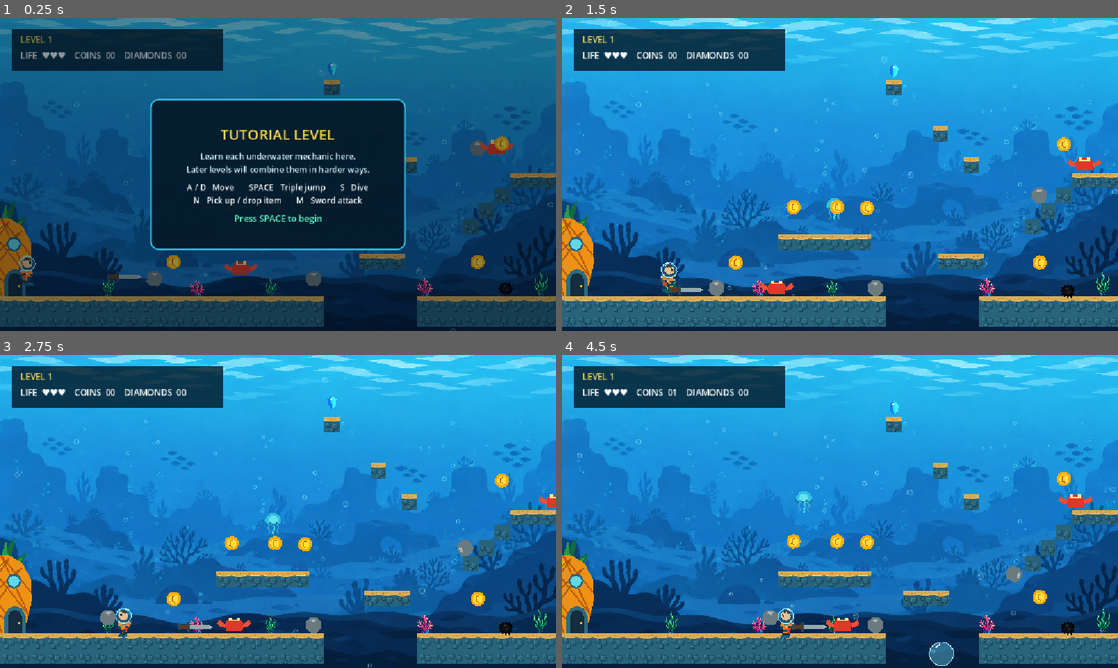
Above: before the commit, frames 1-4 (two rows, left to right).
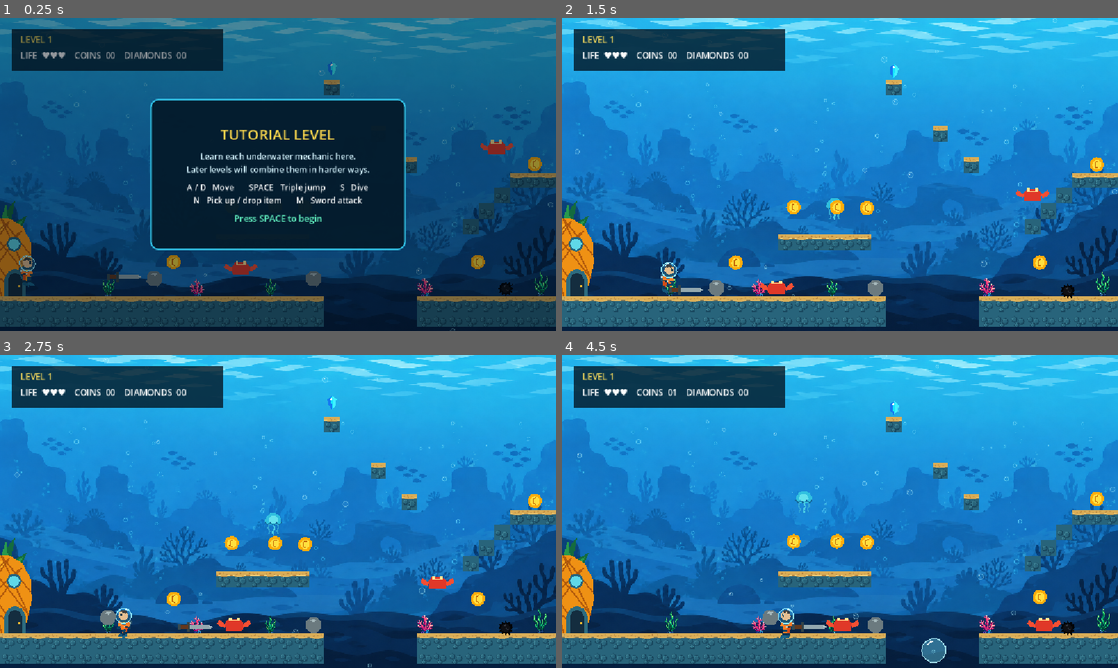
Above: after the commit, the same moments.

Repository: RcO2Rob/Game_Dev_Project_1
Game: Godot game, scene res://scenes/stage_1.tscn
Two runs of this game, one before a commit and one after it. Both use one fixed random seed, a clock stepped at 60 frames per second and the inputs below. Sound files missing from this copy of the repository are replaced by a short silence.
Inputs:
- Up to frame 1 (0.25 s): no input
- Up to frame 2 (1.5 s): tap Space (swim) at 0.5 s; hold M (attack) 0.53-1.28 s; hold D (move_right) from 0.53 s (still down); tap Enter (ui_accept) at 0.77 s; tap S (dive) at 1.35 s
- Up to frame 3 (2.75 s): tap Enter (ui_accept) at 1.52 s; release D (move_right) at 2.03 s; hold A (move_left) from 2.03 s (still down); hold N (interact) from 2.03 s (still down)
- Up to frame 4 (4.5 s): release A (move_left) at 2.78 s; release N (interact) at 2.78 s; hold D (move_right) 2.78-4.28 s; tap Space (swim) at 2.85 s; tap Enter (ui_accept) at 3.02, 3.77 s; hold M (attack) 3.53-4.28 s; hold A (move_left) from 4.28 s (still down); tap S (dive) at 4.35 s

The runs differ from the first frame. In frame 1, 0.5% of the frame differs, in the area x 64-98%, y 37-81%; in frame 2, 0.9%; in frame 3, 0.9%; in frame 4, 1.3%, in the area x 61-98%, y 37-100%.

Commit message:
Fix background music and save stage one refinements

Diff:
--- a/scenes/stage_1.tscn
+++ b/scenes/stage_1.tscn
@@ -18,7 +18,6 @@
 [ext_resource type="PackedScene" path="res://scenes/effects/ambient_bubbles.tscn" id="23_bubbles"]
 [ext_resource type="PackedScene" path="res://scenes/items/stone_sword_pickup.tscn" id="24_sword"]
 [ext_resource type="PackedScene" path="res://scenes/props/breakable_barrel.tscn" id="25_barrel"]
-[ext_resource type="PackedScene" path="res://scenes/tutorial_mechanics.tscn" id="26_tutorial"]
 [ext_resource type="PackedScene" path="res://scenes/ui/tutorial_intro_panel.tscn" id="27_intro"]
 
 [node name="Stage1" type="Node2D" unique_id=275439366]
@@ -41,7 +40,7 @@
 position = Vector2(0, 520)
 
 [node name="Terrain" type="TileMapLayer" parent="." unique_id=601656389]
-tile_map_data = PackedByteArray("AAAAABIAAAAAAAAAAAAAABMAAAA …(2160 unchanged characters)… DAAAAAAA9AAgAAAACAAAAAAA+AAgAAAACAAAAAAA=")
+tile_map_data = PackedByteArray("AAAAABIAAAAAAAAAAAAAABMAAAA …(2160 unchanged characters)… DAAAAAAA9AAgAAAACAAAAAAA+AAgAAAACAAAAAAA1ABIAAAADAAAAAAA2ABIAAAADAAAAAAA=")
 tile_set = ExtResource("3_klss1")
 
 [node name="Player" parent="." unique_id=1602729875 instance=ExtResource("4_hech3")]
@@ -54,7 +53,7 @@
 position = Vector2(650, 540)
 
 [node name="RockThree" parent="." unique_id=415816418 instance=ExtResource("6_jab33")]
-position = Vector2(990, 270)
+position = Vector2(1456, 532)
 
 [node name="StoneSwordPickup" parent="." unique_id=358409049 instance=ExtResource("24_sword")]
 position = Vector2(264, 536)
@@ -78,10 +77,7 @@
 position = Vector2(1030, 270)
 
 [node name="BubbleHole1" parent="." unique_id=46913689 instance=ExtResource("13_8gnl3")]
-position = Vector2(784, 664)
-
-[node name="BubbleHole2" parent="." unique_id=954388162 instance=ExtResource("13_8gnl3")]
-position = Vector2(1296, 656)
+position = Vector2(768, 657)
 
 [node name="BubbleHole3" parent="." unique_id=1286383103 instance=ExtResource("13_8gnl3")]
 position = Vector2(1840, 656)
@@ -102,10 +98,10 @@
 position = Vector2(990, 505)
 
 [node name="Coin6" parent="." unique_id=351149698 instance=ExtResource("15_cisvy")]
-position = Vector2(1040, 260)
+position = Vector2(1187, 508)
 
 [node name="Coin7" parent="." unique_id=2081190206 instance=ExtResource("15_cisvy")]
-position = Vector2(1280, 390)
+position = Vector2(1108, 302)
 
 [node name="Coin8" parent="." unique_id=945080569 instance=ExtResource("15_cisvy")]
 position = Vector2(1480, 405)
@@ -162,24 +158,7 @@
 [node name="ConchExit" parent="." unique_id=755567668 instance=ExtResource("22_conch")]
 position = Vector2(2215, 558)
 
-[node name="MechanicTutorial" parent="." unique_id=1366781045 instance=ExtResource("26_tutorial")]
-
-[node name="NozzleRock1" parent="MechanicTutorial/TutorialVent" parent_id_path=PackedInt32Array(1366781045, 87976955) index="1" unique_id=1235978873]
-position = Vector2(-35, 104)
-
-[node name="NozzleRock2" parent="MechanicTutorial/TutorialVent" parent_id_path=PackedInt32Array(1366781045, 87976955) index="2" unique_id=1309999868]
-position = Vector2(-3, 104)
-
-[node name="NozzleRock3" parent="MechanicTutorial/TutorialVent" parent_id_path=PackedInt32Array(1366781045, 87976955) index="3" unique_id=168097494]
-position = Vector2(29, 104)
-
-[node name="WaterColumn" parent="MechanicTutorial/TutorialVent/Jet" parent_id_path=PackedInt32Array(1366781045, 1899754508) index="0" unique_id=812103111]
-polygon = PackedVector2Array(-20, -30, -13, -92, -7, -130, 0, -151, 9, -126, 15, -88, 20, -30, -0.25043488, -29.999985)
-
-[node name="WaterHighlight" parent="MechanicTutorial/TutorialVent/Jet" parent_id_path=PackedInt32Array(1366781045, 1899754508) index="1" unique_id=1056353616]
-points = PackedVector2Array(-5, -38, -2, -78, 2, -116, -3, -128, 0, -140)
-
-[node name="TutorialIntro" parent="." instance=ExtResource("27_intro")]
+[node name="TutorialIntro" parent="." unique_id=333440338 instance=ExtResource("27_intro")]
 
 [node name="HUD" type="CanvasLayer" parent="." unique_id=1131384739]
 script = ExtResource("19_gi632")
@@ -211,5 +190,3 @@
 theme_override_colors/font_color = Color(1, 1, 1, 1)
 theme_override_font_sizes/font_size = 18
 text = "LIFE  ♥♥♥    COINS  00    DIAMONDS  00"
-
-[editable path="MechanicTutorial"]
--- a/scenes/tutorial_mechanics.tscn
+++ b/scenes/tutorial_mechanics.tscn
@@ -1,13 +1,11 @@
-[gd_scene format=3]
+[gd_scene format=3 uid="uid://dmv2r4ac614t"]
 
-[ext_resource type="PackedScene" path="res://scenes/props/moving_reef.tscn" id="3_rbdj4"]
-[ext_resource type="PackedScene" path="res://scenes/hazards/tutorial_vent.tscn" id="4_rbdj4"]
+[ext_resource type="PackedScene" uid="uid://p7vh88xpdu1l" path="res://scenes/props/moving_reef.tscn" id="3_rbdj4"]
 
 [node name="MechanicTutorial" type="Node2D" unique_id=61604001]
 
-[node name="TutorialVent" type="Area2D" parent="." unique_id=87976955 instance=ExtResource("4_rbdj4")]
-position = Vector2(1515, 576)
-
-[node name="TutorialMovingReef" type="AnimatableBody2D" parent="." unique_id=1311913205 instance=ExtResource("3_rbdj4")]
+[node name="TutorialMovingReef" parent="." unique_id=1311913205 instance=ExtResource("3_rbdj4")]
 position = Vector2(790, 500)
+sync_to_physics = true
+travel = Vector2(0, 0)
 period = 5.0
--- a/scripts/audio_manager.gd
+++ b/scripts/audio_manager.gd
@@ -1,5 +1,6 @@
 extends Node
 
+const MUSIC_VOLUME_DB := 1.0
 const BACKGROUND_MUSIC := preload("res://assets/audio/underwater_ambient.wav")
 const ENEMY_HIT_SOUND := preload("res://assets/audio/enemy_hit.wav")
 const STOMP_SOUND := preload("res://assets/audio/enemy_stomp.wav")
@@ -16,15 +17,23 @@
 
 
 func _ready() -> void:
+	# The level-introduction panel pauses the scene tree.  Keep the global audio
+	# manager alive so the music is already audible while that panel is open and
+	# remains uninterrupted when changing levels.
+	process_mode = Node.PROCESS_MODE_ALWAYS
+	var master_bus := AudioServer.get_bus_index("Master")
+	if master_bus >= 0:
+		AudioServer.set_bus_mute(master_bus, false)
+		AudioServer.set_bus_volume_db(master_bus, 0.0)
 	_music_player = AudioStreamPlayer.new()
 	_music_player.name = "BackgroundMusic"
-	_music_player.volume_db = -6.0
+	_music_player.process_mode = Node.PROCESS_MODE_ALWAYS
+	_music_player.volume_db = MUSIC_VOLUME_DB
+	_music_player.bus = "Master"
 	add_child(_music_player)
 
-	var music_stream := BACKGROUND_MUSIC.duplicate()
-	if music_stream is AudioStreamWAV:
-		music_stream.loop_mode = AudioStreamWAV.LOOP_FORWARD
-	_music_player.stream = music_stream
+	_music_player.stream = BACKGROUND_MUSIC
+	_music_player.finished.connect(_on_music_finished)
 
 	for index in range(8):
 		var player := AudioStreamPlayer.new()
@@ -33,6 +42,12 @@
 		add_child(player)
 		_sfx_players.append(player)
 
+	_music_player.play()
+
+
+func _on_music_finished() -> void:
+	# Restart from the finished signal instead of mutating the imported WAV's
+	# loop mode, which can stall playback at the first frame in Godot 4.7.
 	_music_player.play()
 
 
--- a/scripts/tools/smoke_test.gd
+++ b/scripts/tools/smoke_test.gd
@@ -18,13 +18,14 @@
 	assert(InputMap.action_get_events("swim")[0].physical_keycode == KEY_SPACE)
 	assert(stage.get_node("HUD/Panel/Level").text == "LEVEL 1")
 	assert(stage.get_node_or_null("HUD/Panel/Controls") == null)
-	assert(stage.get_node_or_null("MechanicTutorial/TutorialCurrent") == null)
-	assert(stage.get_node("MechanicTutorial/TutorialMovingReef") != null)
-	assert(stage.get_node("MechanicTutorial/TutorialVent") != null)
+	assert(stage.get_node_or_null("MechanicTutorial") == null)
 	var audio_manager := root.get_node("AudioManager")
 	assert(audio_manager != null)
 	assert(audio_manager._music_player.stream != null)
-	assert(audio_manager._music_player.stream.loop_mode == AudioStreamWAV.LOOP_FORWARD)
+	assert(audio_manager._music_player.playing)
+	assert(audio_manager._music_player.process_mode == Node.PROCESS_MODE_ALWAYS)
+	assert(audio_manager._music_player.volume_db == audio_manager.MUSIC_VOLUME_DB)
+	assert(audio_manager._music_player.finished.is_connected(audio_manager._on_music_finished))
 	assert(audio_manager._sfx_players.size() == 8)
 	audio_manager.play_enemy_hit()
 	audio_manager.play_enemy_stomp()
@@ -223,7 +224,7 @@
 		await process_frame
 	assert(current_scene != null)
 	assert(current_scene.scene_file_path == "res://scenes/stage_2.tscn")
-	print("Gameplay smoke test passed, including Stage 1 mechanic tutorial and visual end shop")
+	print("Gameplay smoke test passed, including Stage 1 flow, audio and visual end shop")
 	current_scene.queue_free()
 	await process_frame
 	quit()
--- /dev/null
+++ b/scripts/tools/test_audio_manager.gd
@@ -0,0 +1,23 @@
+extends SceneTree
+
+
+func _initialize() -> void:
+	call_deferred("_run")
+
+
+func _run() -> void:
+	await process_frame
+	var audio_manager := root.get_node("AudioManager")
+	var music_player: AudioStreamPlayer = audio_manager._music_player
+	assert(music_player.stream != null)
+	assert(music_player.playing)
+	assert(music_player.process_mode == Node.PROCESS_MODE_ALWAYS)
+	assert(music_player.volume_db == audio_manager.MUSIC_VOLUME_DB)
+	assert(music_player.finished.is_connected(audio_manager._on_music_finished))
+
+	paused = true
+	await process_frame
+	assert(music_player.playing, "Background music must continue while the tutorial panel pauses gameplay")
+	paused = false
+	print("Audio manager test passed")
+	quit()
Not shown, changed: assets/audio/underwater_ambient.wav.import
Not shown, added: scripts/tools/test_audio_manager.gd.uid
Not shown, changed: assets/audio/underwater_ambient.wav
Not shown, changed: scripts/tools/generate_audio_assets.py
